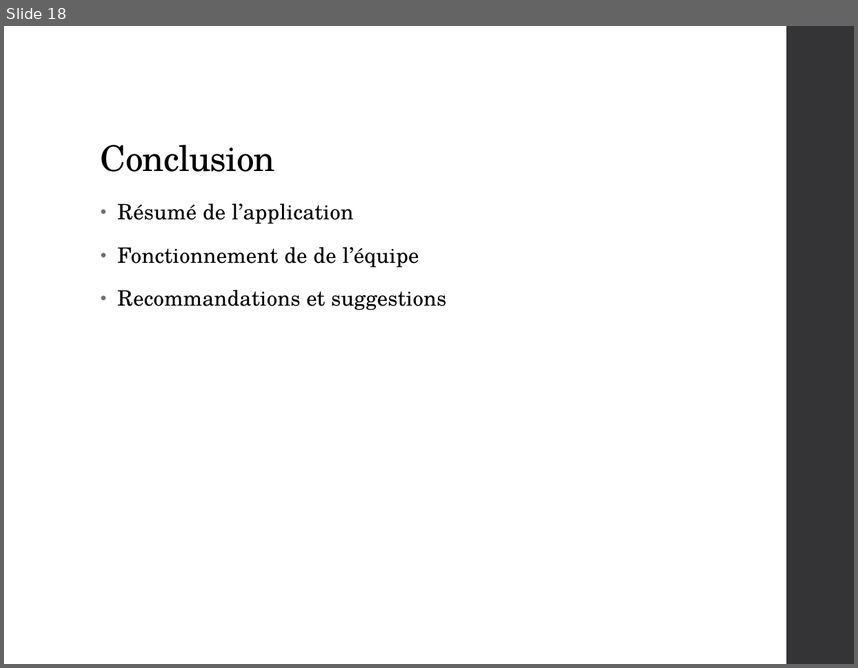
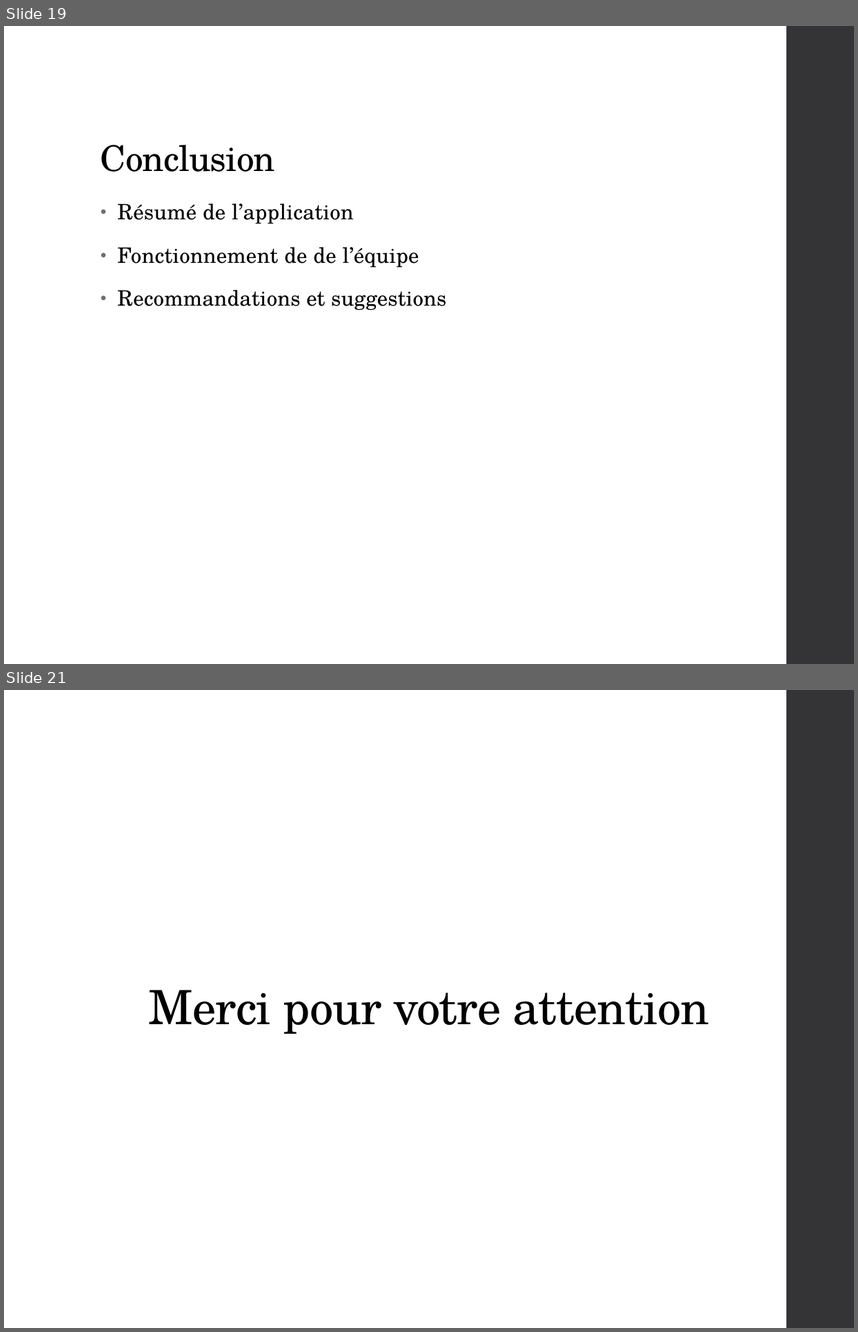
Before and after one commit to qwertyuu/Projet_fin_etudes_2016-2017, a slide deck: Gestion de projet/Présentations/PowerPoint.pptx. Shown one above the other, each under a label of ours: slide 18 before the commit, slides 19 and 21 after it; the slides between them are not shown. The pictures are 858x668 and 858x1332 pixels, drawn with LibreOffice and Linux fonts; fonts in the diff are those of the drawing. Boxes give left, top, right and bottom in pixels: in the first picture for what was removed or moved away, otherwise in the second. Text is boxed around its words. In the diff, an @@ line names an element or a change of style, - is before the commit and + after.

```diff
--- a/Gestion de projet/Présentations/PowerPoint.pptx
+++ b/Gestion de projet/Présentations/PowerPoint.pptx
@@ slide 21 added at [4,690,854,1328], background #FFFFFF; not listed: 1 template element that a slide beside it also shows @@
@@ title added at [149,989,709,1034], 40 pt, text #000000 @@
+Merci pour votre attention
@@ what was slide 18 is now slide 19 @@
```
Also in this commit, not shown: 7 slides changed, 2 other slides added.
